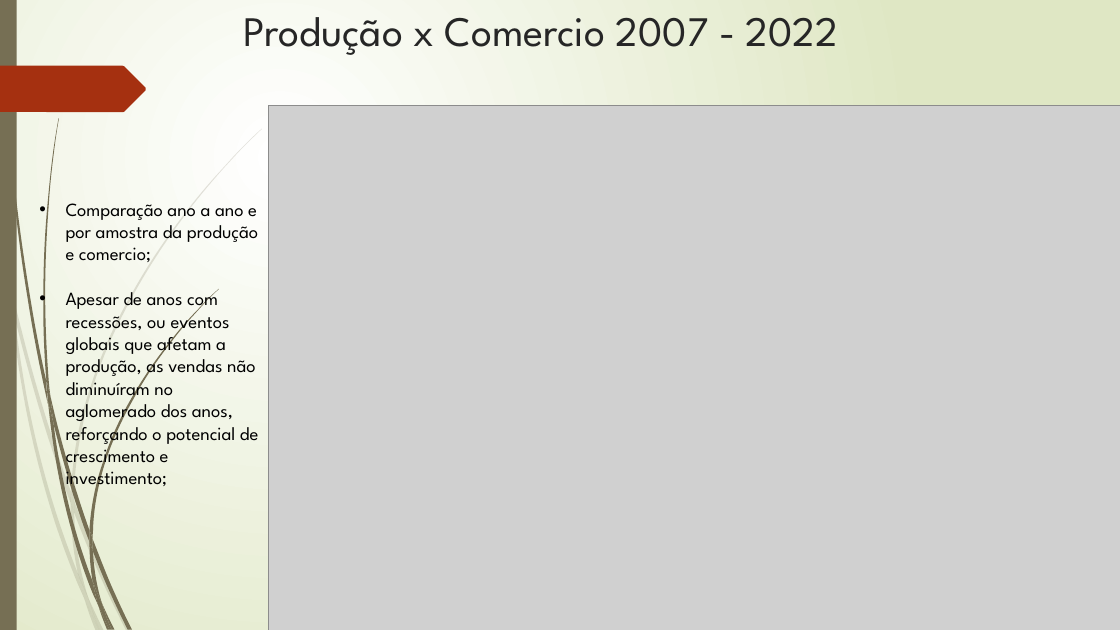
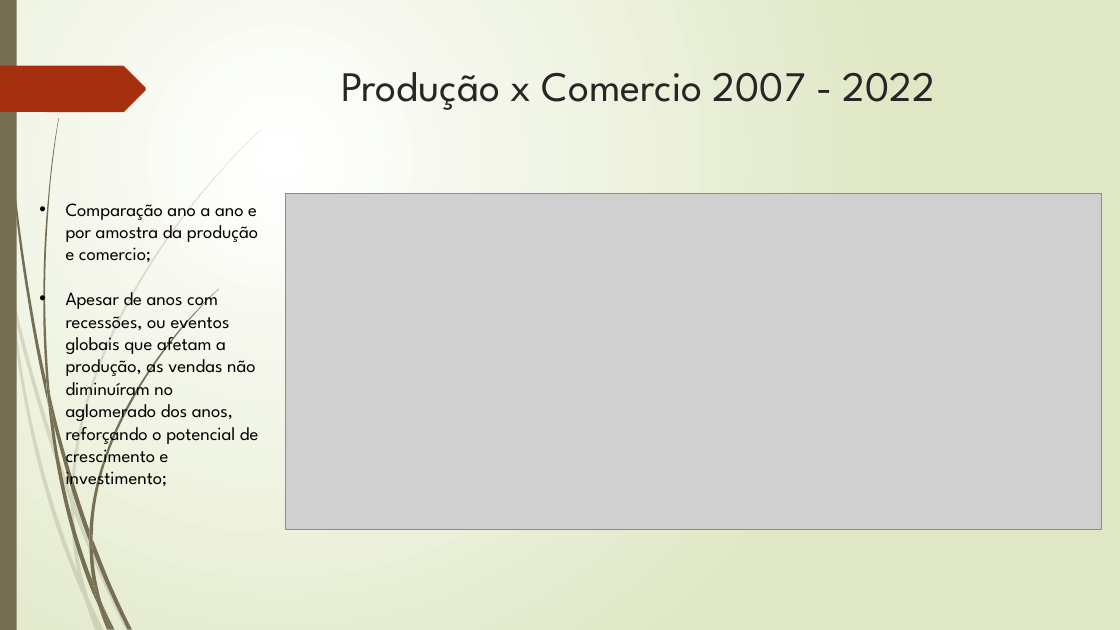
Before and after one commit to SinxCode/Tech-Challenge, a slide deck: slide 7 of Tech - Challenge.pptx. Drawn at 1120x630 pixels with LibreOffice and Linux fonts; fonts in the diff are those of the drawing; grey boxes stand for pictures. Boxes give left, top, right and bottom in pixels: in the first picture for what was removed or moved away, otherwise in the second. Text is boxed around its words. In the diff, an @@ line names an element or a change of style, - is before the commit and + after.

```diff
--- a/Tech - Challenge.pptx
+++ b/Tech - Challenge.pptx
@@ title "Produção x Comercio 2007 - ...": place and size @@
-title "Produção x Comercio 2007 - ..." at box(244, 17, 838, 55)
+title "Produção x Comercio 2007 - ..." at box(341, 72, 935, 110)
@@ title "Produção x Comercio 2007 - ..." at box(341, 72, 935, 110): alignment left to centre @@
@@ picture: place and size @@
-picture at box(269, 105, 1120, 630)
+picture at box(286, 193, 1102, 529)
```
Also in this commit, not shown: 6 other slides changed.
